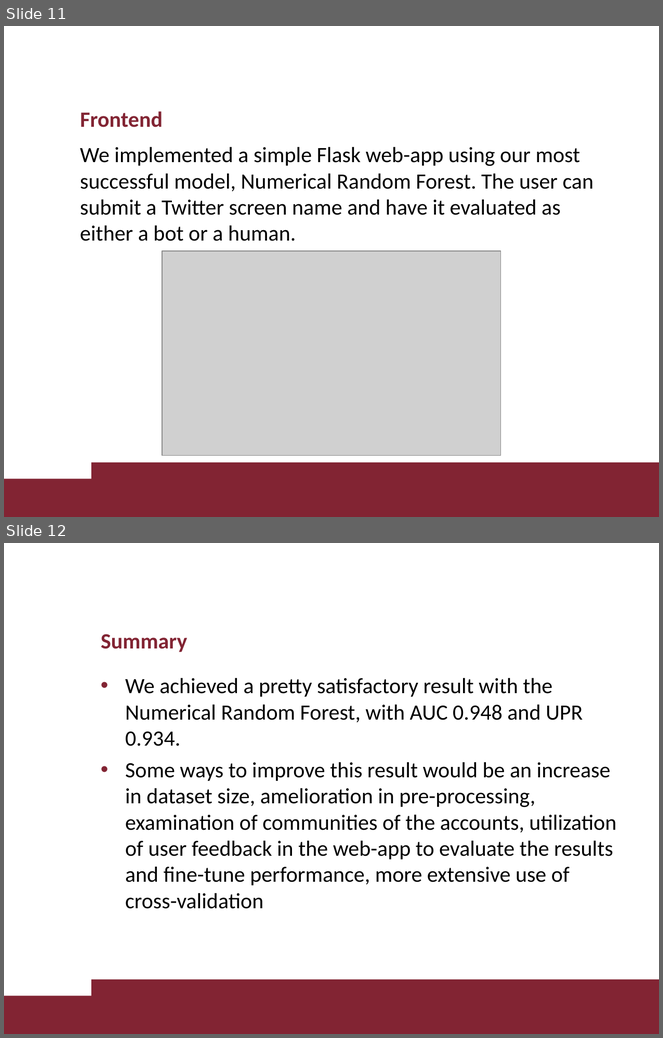
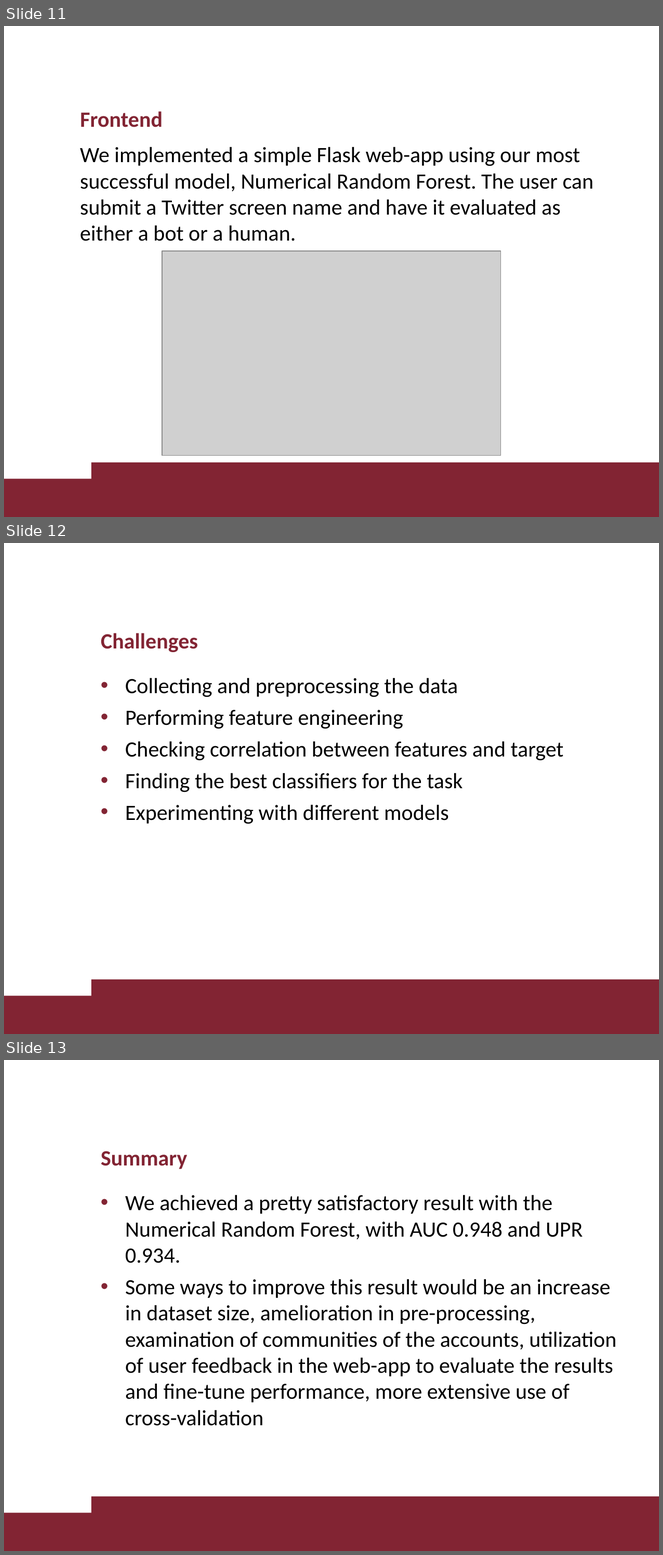
Before and after one commit to NefeliTav/Twitter-Bot-Classification, a slide deck: bot_detection.ppt. Shown one above the other, each under a label of ours: slides 11 and 12 before the commit, slides 11, 12 and 13 after it. The pictures are 663x1038 and 663x1555 pixels, drawn with LibreOffice and Linux fonts; fonts in the diff are those of the drawing; grey boxes stand for pictures; background and template pictures are left out. Boxes give left, top, right and bottom in pixels: in the first picture for what was removed or moved away, otherwise in the second. Text is boxed around its words. In the diff, an @@ line names an element or a change of style, - is before the commit and + after.

```diff
--- a/bot_detection.ppt
+++ b/bot_detection.ppt
@@ slide 12 added at [4,543,659,1034], background #FFFFFF; not listed: 2 template elements that a slide beside it also shows @@
@@ title added at [101,633,198,652], 24 pt, text #822433, bold @@
+Challenges
@@ text added at [125,678,564,824], 24 pt, text #000000 @@
+• Collecting and preprocessing the data
+• Performing feature engineering
+• Checking correlation between features and target
+• Finding the best classifiers for the task
+• Experimenting with different models
@@ what was slide 12 is now slide 13 @@
```
Also in this commit, not shown: 2 other files.
